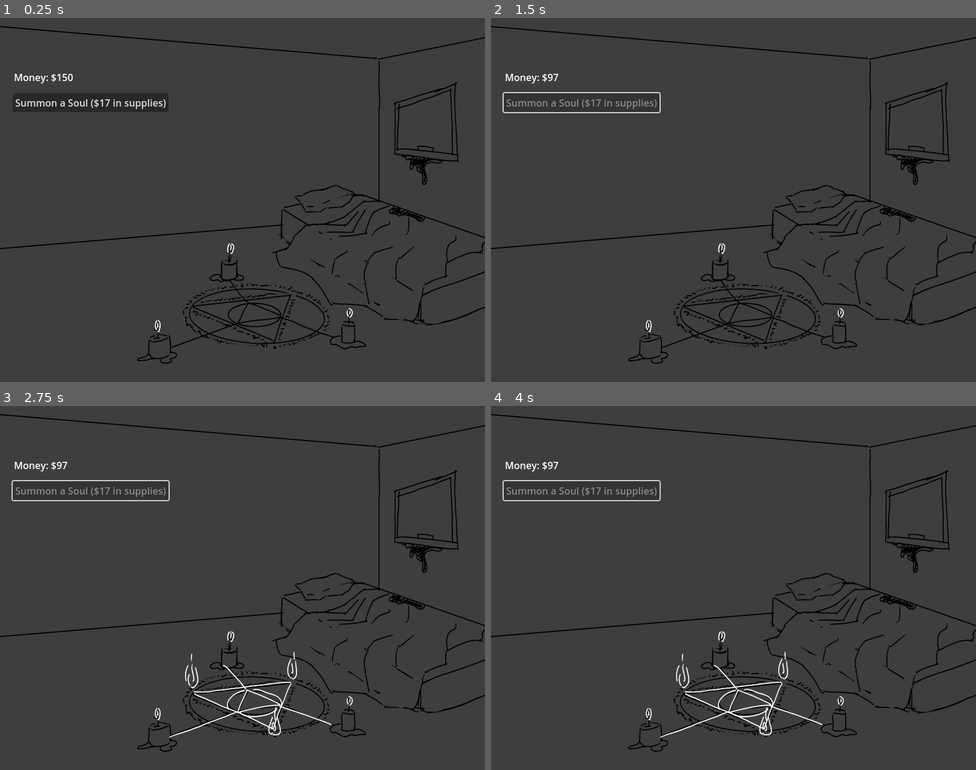
Above: before the commit, frames 1-4 (two rows, left to right).
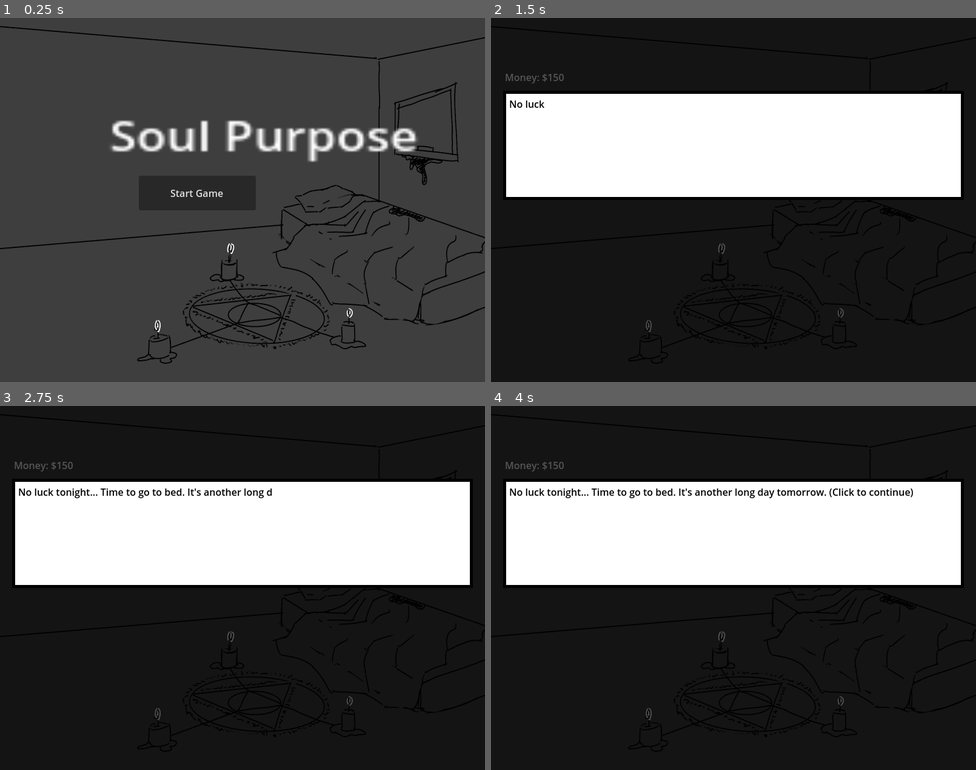
Above: after the commit, the same moments.

Repository: m4ym4y/ld55-soul-purpose
Game: Godot game, scene res://main.tscn
Same seed, same stepped clock (60 frames per second), same inputs: the game is played once before the commit and once after it. Before the commit the project starts from res://room.tscn.
Inputs (mouse positions are in pixels of both pictures, inside the frame that each line leads up to):
- Up to frame 1 (0.25 s): no input
- Up to frame 2 (1.5 s): click "Summon a Soul ($17 in supplie…" (after the commit: "Start Game") at 0.5 s; click (549, 130) at 1.25 s, where only the run after the commit has a clickable "Start the next day"
- Up to frame 3 (2.75 s): click (58, 518) at 2 s, where only the run after the commit has a clickable "Start the next day"
- Up to frame 4 (4 s): click (583, 489) at 2.75 s, where only the run after the commit has a clickable "Summon a Soul ($17 in supplie…"; click (583, 489) at 3.5 s, where only the run after the commit has a clickable "Summon a Soul ($17 in supplie…"

The runs differ from the first frame. In frame 1, 3.4% of the frame differs, in the area x 3-87%, y 15-50%; in frame 2, 97%; in frame 3, 97%, in the area x 0-100%, y 0-100%; in frame 4, 97%.

Commit message:
first (vaguely) playable version of game

Diff:
--- /dev/null
+++ b/driving.gd
@@ -0,0 +1,15 @@
+extends Node2D
+
+signal finished
+
+# Called when the node enters the scene tree for the first time.
+func _ready():
+	$TransitionBox.init("Driving to/from work....")
+	pass # Replace with function body.
+
+func _on_transition_box_dismissed():
+	finished.emit()
+
+# Called every frame. 'delta' is the elapsed time since the previous frame.
+func _process(delta):
+	pass
--- /dev/null
+++ b/driving.tscn
@@ -0,0 +1,11 @@
+[gd_scene load_steps=3 format=3 uid="uid://dkeuuim2yfwqr"]
+
+[ext_resource type="Script" path="res://driving.gd" id="1_32pjx"]
+[ext_resource type="PackedScene" uid="uid://d1b6843ixwxes" path="res://transition_box.tscn" id="1_abhpr"]
+
+[node name="DrivingScene" type="Node2D"]
+script = ExtResource("1_32pjx")
+
+[node name="TransitionBox" parent="." instance=ExtResource("1_abhpr")]
+
+[connection signal="dismissed" from="TransitionBox" to="." method="_on_transition_box_dismissed"]
--- /dev/null
+++ b/main.gd
@@ -0,0 +1,49 @@
+extends Node2D
+
+@export var menuScene: PackedScene
+@export var homeScene: PackedScene
+@export var drivingScene: PackedScene
+@export var officeScene: PackedScene
+
+var current_scene = ""
+var scene
+
+var scene_class_map
+var next_scene_map = {
+		"": "menu",
+		"menu": "home",
+		"home": "driving_to",
+		"driving_to": "office",
+		"office": "driving_from",
+		"driving_from": "home",
+}
+
+# Called when the node enters the scene tree for the first time.
+func _ready():
+	scene_class_map = {
+		"menu": menuScene,
+		"home": homeScene,
+		"driving_to": drivingScene,
+		"office": officeScene,
+		"driving_from": drivingScene,
+	}
+	next_scene()
+
+func _on_scene_finished():
+	scene.queue_free()
+	next_scene()
+
+func next_scene():
+	current_scene = next_scene_map[current_scene]
+	print("LOADING SCENE", current_scene)
+	var scene_class = scene_class_map[current_scene]
+	print("SCENE_CLASS", scene_class)
+	scene = scene_class.instantiate()
+
+	scene.position = Vector2(0, 0)
+	scene.finished.connect(_on_scene_finished)
+	add_child(scene)
+
+# Called every frame. 'delta' is the elapsed time since the previous frame.
+func _process(delta):
+	pass
--- /dev/null
+++ b/main.tscn
@@ -0,0 +1,14 @@
+[gd_scene load_steps=6 format=3 uid="uid://du12wlr2n12de"]
+
+[ext_resource type="Script" path="res://main.gd" id="1_fitdw"]
+[ext_resource type="PackedScene" uid="uid://bf64ox57xkhst" path="res://main_menu.tscn" id="2_7ihsl"]
+[ext_resource type="PackedScene" uid="uid://dw8sq5c35d3e3" path="res://room.tscn" id="2_uwm8h"]
+[ext_resource type="PackedScene" uid="uid://dkeuuim2yfwqr" path="res://driving.tscn" id="3_88lke"]
+[ext_resource type="PackedScene" uid="uid://j4ihl5y2awa" path="res://office.tscn" id="4_ey3op"]
+
+[node name="Main" type="Node2D"]
+script = ExtResource("1_fitdw")
+menuScene = ExtResource("2_7ihsl")
+homeScene = ExtResource("2_uwm8h")
+drivingScene = ExtResource("3_88lke")
+officeScene = ExtResource("4_ey3op")
--- /dev/null
+++ b/main_menu.gd
@@ -0,0 +1,14 @@
+extends Node2D
+
+signal finished
+
+# Called when the node enters the scene tree for the first time.
+func _ready():
+	pass # Replace with function body.
+
+# Called every frame. 'delta' is the elapsed time since the previous frame.
+func _process(delta):
+	pass
+
+func _on_button_pressed():
+	finished.emit()
--- /dev/null
+++ b/main_menu.tscn
@@ -0,0 +1,29 @@
+[gd_scene load_steps=3 format=3 uid="uid://bf64ox57xkhst"]
+
+[ext_resource type="Script" path="res://main_menu.gd" id="1_5alhj"]
+[ext_resource type="Texture2D" uid="uid://bn867nufsawqh" path="res://assets/room.png" id="1_jqstd"]
+
+[node name="MainMenu" type="Node2D"]
+script = ExtResource("1_5alhj")
+
+[node name="Room" type="Sprite2D" parent="."]
+position = Vector2(400, 300)
+scale = Vector2(0.5, 0.5)
+texture = ExtResource("1_jqstd")
+
+[node name="Button" type="Button" parent="."]
+offset_left = 229.0
+offset_top = 260.0
+offset_right = 422.0
+offset_bottom = 317.0
+text = "Start Game"
+
+[node name="Label" type="Label" parent="."]
+offset_left = 181.0
+offset_top = 145.0
+offset_right = 221.0
+offset_bottom = 168.0
+scale = Vector2(5.03556, 4.14545)
+text = "Soul Purpose"
+
+[connection signal="pressed" from="Button" to="." method="_on_button_pressed"]
--- a/office.gd
+++ b/office.gd
@@ -1,4 +1,6 @@
 extends Node2D
+
+signal finished
 
 ## TODO use formatted text so that terms relating to categories can be bolded
 var current_call
@@ -15,11 +17,30 @@
 	},
 ]
 
-var money = 55
+var money = 0
+var time = 0
 
 # Called when the node enters the scene tree for the first time.
 func _ready():
+	show_time()
+	show_balance()
 	setup_new_call()
+
+func _on_clock_timer_timeout():
+	time += 1
+	show_time()
+	if (time > 60 * 14):
+		$ClockTimer.stop()
+		finish_scene()
+
+func finish_scene():
+	$TransitionBox.visible = true
+	$TransitionBox.init("Your work day is over. Time to go home and summon some spirits! (Click to continue)")
+
+func show_time():
+	var minutes = time % 60
+	var hours = 6 + (time / 60)
+	$Clock.text = "%02d:%02d" % [hours, minutes]
 
 # Called every frame. 'delta' is the elapsed time since the previous frame.
 func _process(delta):
@@ -33,8 +54,12 @@
 		if child is CheckBox:
 			child.button_pressed = false
 	$Control/submit.disabled = false
+	$Control.visible = true
 
-	$CallText.text = current_call.text
+	$TextBox.display(current_call.text)
+
+func _on_transition_box_dismissed():
+	finished.emit()
 
 func _on_submit_pressed():
 	submit_call()
@@ -56,12 +81,23 @@
 				matched -= 1.0
 
 	earned += floor(20 * (matched / float(current_call.cats.size())))
+	earned = max(earned, 0)
 
-	money += max(earned, 0)
+	money += earned
 	show_balance()
 
-	# TODO: animation
+	disable_form()
+	$SubmitBox.init(earned)
+	$SubmitBox.visible = true
+
+func disable_form():
+	$TextBox.display("")
+	$Control/submit.disabled = true
+	$Control.visible = false
+
+func _on_submit_box_dismissed():
+	$SubmitBox.visible = false
 	setup_new_call()
 
 func show_balance():
-	$Balance.text = "Money: $" + str(money)
+	$Balance.text = "Earned Today: $" + str(money)
--- a/office.tscn
+++ b/office.tscn
@@ -1,8 +1,11 @@
-[gd_scene load_steps=5 format=3 uid="uid://j4ihl5y2awa"]
+[gd_scene load_steps=8 format=3 uid="uid://j4ihl5y2awa"]
 
 [ext_resource type="Texture2D" uid="uid://dxu07167u45ke" path="res://assets/office-outside.png" id="1_3s1vf"]
 [ext_resource type="Script" path="res://office.gd" id="1_w7k2b"]
 [ext_resource type="Texture2D" uid="uid://cg2cgeddx8tf6" path="res://assets/office-inside.png" id="2_v5ooh"]
+[ext_resource type="PackedScene" uid="uid://y70702kwpevi" path="res://textbox.tscn" id="4_b2x23"]
+[ext_resource type="PackedScene" uid="uid://do5vxde6f1gwp" path="res://submit_box.tscn" id="5_2g7wr"]
+[ext_resource type="PackedScene" uid="uid://d1b6843ixwxes" path="res://transition_box.tscn" id="6_ype85"]
 
 [sub_resource type="SpriteFrames" id="SpriteFrames_6kphe"]
 animations = [{
@@ -23,7 +26,7 @@
 "speed": 5.0
 }]
 
-[node name="Node2D" type="Node2D"]
+[node name="OfficeScene" type="Node2D"]
 script = ExtResource("1_w7k2b")
 
 [node name="AnimatedSprite2D" type="AnimatedSprite2D" parent="."]
@@ -32,36 +35,13 @@
 sprite_frames = SubResource("SpriteFrames_6kphe")
 animation = &"new_animation"
 
-[node name="ColorRect" type="ColorRect" parent="."]
-offset_left = 20.0
-offset_top = 20.0
-offset_right = 780.0
-offset_bottom = 200.0
-color = Color(0, 0, 0, 1)
-
-[node name="ColorRect2" type="ColorRect" parent="."]
-offset_left = 25.0
-offset_top = 25.0
-offset_right = 775.0
-offset_bottom = 195.0
-
-[node name="CallText" type="Label" parent="."]
-offset_left = 29.0
-offset_top = 28.0
-offset_right = 769.0
-offset_bottom = 190.0
-theme_override_colors/font_color = Color(0, 0, 0, 1)
-text = "<CALL TEXT HERE>"
-autowrap_mode = 2
-clip_text = true
-
 [node name="Control" type="Control" parent="."]
 layout_mode = 3
 anchors_preset = 0
 offset_left = 408.0
-offset_top = 209.0
+offset_top = 208.0
 offset_right = 790.0
-offset_bottom = 593.0
+offset_bottom = 592.0
 
 [node name="submit" type="Button" parent="Control"]
 layout_mode = 0
@@ -258,6 +238,7 @@
 text = "Product complaint"
 
 [node name="price_product_quality" type="CheckBox" parent="Control"]
+layout_mode = 0
 offset_left = 4.0
 offset_top = 265.0
 offset_right = 215.0
@@ -302,4 +283,20 @@
 theme_override_colors/font_color = Color(0, 0, 0, 1)
 text = "15:45"
 
+[node name="TextBox" parent="." instance=ExtResource("4_b2x23")]
+
+[node name="SubmitBox" parent="." instance=ExtResource("5_2g7wr")]
+visible = false
+position = Vector2(591, 385)
+
+[node name="ClockTimer" type="Timer" parent="."]
+wait_time = 0.071
+autostart = true
+
+[node name="TransitionBox" parent="." instance=ExtResource("6_ype85")]
+visible = false
+
 [connection signal="pressed" from="Control/submit" to="." method="_on_submit_pressed"]
+[connection signal="dismissed" from="SubmitBox" to="." method="_on_submit_box_dismissed"]
+[connection signal="timeout" from="ClockTimer" to="." method="_on_clock_timer_timeout"]
+[connection signal="dismissed" from="TransitionBox" to="." method="_on_transition_box_dismissed"]
--- a/project.godot
+++ b/project.godot
@@ -11,7 +11,7 @@
 [application]
 
 config/name="soul-purpose"
-run/main_scene="res://room.tscn"
+run/main_scene="res://main.tscn"
 config/features=PackedStringArray("4.2", "GL Compatibility")
 config/icon="res://icon.svg"
 
--- a/room.gd
+++ b/room.gd
@@ -1,6 +1,8 @@
 extends Node2D
 
-static var money := 150
+signal finished
+
+var money := 150
 var summoning = false
 
 # Called when the node enters the scene tree for the first time.
@@ -53,3 +55,10 @@
 	reset_button()
 	summoning = false
 	finish_summoning()
+
+func _on_next_day_button_pressed():
+	$TransitionBox.visible = true
+	$TransitionBox.init("No luck tonight... Time to go to bed. It's another long day tomorrow. (Click to continue)")
+
+func _on_transition_box_dismissed():
+	finished.emit()
--- a/room.tscn
+++ b/room.tscn
@@ -1,9 +1,10 @@
-[gd_scene load_steps=7 format=3 uid="uid://dw8sq5c35d3e3"]
+[gd_scene load_steps=8 format=3 uid="uid://dw8sq5c35d3e3"]
 
 [ext_resource type="Script" path="res://room.gd" id="1_5a0lj"]
 [ext_resource type="Texture2D" uid="uid://dp6t6a8nt5ogo" path="res://assets/room1.png" id="2_uhwfe"]
 [ext_resource type="Texture2D" uid="uid://bn867nufsawqh" path="res://assets/room.png" id="3_bvvmn"]
 [ext_resource type="Texture2D" uid="uid://dgpg7c0bmxrh0" path="res://assets/dave.png" id="4_2dpmh"]
+[ext_resource type="PackedScene" uid="uid://d1b6843ixwxes" path="res://transition_box.tscn" id="5_p8ga4"]
 
 [sub_resource type="SpriteFrames" id="SpriteFrames_akn02"]
 animations = [{
@@ -70,7 +71,7 @@
 "speed": 0.0
 }]
 
-[node name="Node2D" type="Node2D"]
+[node name="RoomScene" type="Node2D"]
 script = ExtResource("1_5a0lj")
 
 [node name="Room" type="AnimatedSprite2D" parent="."]
@@ -117,6 +118,18 @@
 theme_override_constants/outline_size = 6
 text = "YOU SUMMONED DAVE"
 
+[node name="NextDayButton" type="Button" parent="."]
+offset_left = 23.0
+offset_top = 170.0
+offset_right = 170.0
+offset_bottom = 201.0
+text = "Start the next day"
+
+[node name="TransitionBox" parent="." instance=ExtResource("5_p8ga4")]
+visible = false
+
 [connection signal="animation_finished" from="Room" to="." method="_on_room_animation_finished"]
 [connection signal="pressed" from="Button" to="." method="_on_button_pressed"]
 [connection signal="timeout" from="Timer" to="." method="_on_timer_timeout"]
+[connection signal="pressed" from="NextDayButton" to="." method="_on_next_day_button_pressed"]
+[connection signal="dismissed" from="TransitionBox" to="." method="_on_transition_box_dismissed"]
--- /dev/null
+++ b/submit_box.gd
@@ -0,0 +1,25 @@
+extends Node2D
+
+signal dismissed
+
+# Called when the node enters the scene tree for the first time.
+func _ready():
+	pass # Replace with function body.
+
+func init(score):
+	$Score.text = "$" + str(score) + "/$40"
+	scale.x = 0
+	scale.y = 0
+
+# Called every frame. 'delta' is the elapsed time since the previous frame.
+func _process(delta):
+	if scale.x < 1.0 or scale.y < 1.0:
+		scale.x += delta * 2
+		scale.y += delta * 2
+
+func _input(event):
+	if not visible or scale.x < 1.0 or scale.y < 1.0:
+		return
+	if event is InputEventMouseButton and event.pressed and not event.is_echo() and event.button_index == MOUSE_BUTTON_LEFT:
+		if $Submit.get_rect().has_point(event.position - position):
+			dismissed.emit()
--- /dev/null
+++ b/submit_box.tscn
@@ -0,0 +1,27 @@
+[gd_scene load_steps=3 format=3 uid="uid://do5vxde6f1gwp"]
+
+[ext_resource type="Texture2D" uid="uid://c15le5j11rbpe" path="res://assets/submit.png" id="1_3qw7b"]
+[ext_resource type="Script" path="res://submit_box.gd" id="1_rqkan"]
+
+[node name="SubmitBox" type="Node2D"]
+script = ExtResource("1_rqkan")
+
+[node name="Submit" type="Sprite2D" parent="."]
+position = Vector2(2.08165e-12, 2.08165e-12)
+texture = ExtResource("1_3qw7b")
+
+[node name="Label" type="Label" parent="."]
+offset_left = -86.0
+offset_top = -107.0
+offset_right = -46.0
+offset_bottom = -84.0
+theme_override_colors/font_color = Color(0, 0, 0, 1)
+text = "Submitted!"
+
+[node name="Score" type="Label" parent="."]
+offset_left = 13.0
+offset_top = 82.0
+offset_right = 53.0
+offset_bottom = 105.0
+theme_override_colors/font_color = Color(0, 0, 0, 1)
+text = "$40/$40"
--- /dev/null
+++ b/textbox.gd
@@ -0,0 +1,29 @@
+extends Node2D
+
+var finished = false
+var message
+var idx
+
+func display(_message):
+	finished = false
+	message = _message
+	idx = 0
+	$Label.text = ""
+	$Timer.start()
+
+func _on_timer_timeout():
+	if idx >= message.length():
+		finished = true
+		$Timer.stop()
+		return
+	$Label.text += message[idx]
+	idx += 1
+
+# Called when the node enters the scene tree for the first time.
+func _ready():
+	$Label.text = ""
+	pass # Replace with function body.
+
+# Called every frame. 'delta' is the elapsed time since the previous frame.
+func _process(delta):
+	pass
--- /dev/null
+++ b/textbox.tscn
@@ -0,0 +1,33 @@
+[gd_scene load_steps=2 format=3 uid="uid://y70702kwpevi"]
+
+[ext_resource type="Script" path="res://textbox.gd" id="1_qss84"]
+
+[node name="TextBox" type="Node2D"]
+script = ExtResource("1_qss84")
+
+[node name="ColorRect" type="ColorRect" parent="."]
+offset_left = 20.0
+offset_top = 20.0
+offset_right = 780.0
+offset_bottom = 200.0
+color = Color(0, 0, 0, 1)
+
+[node name="ColorRect2" type="ColorRect" parent="."]
+offset_left = 25.0
+offset_top = 25.0
+offset_right = 775.0
+offset_bottom = 195.0
+
+[node name="Label" type="Label" parent="."]
+offset_left = 30.0
+offset_top = 30.0
+offset_right = 770.0
+offset_bottom = 190.0
+theme_override_colors/font_color = Color(0, 0, 0, 1)
+text = "<Placeholder for text>"
+autowrap_mode = 2
+
+[node name="Timer" type="Timer" parent="."]
+wait_time = 0.025
+
+[connection signal="timeout" from="Timer" to="." method="_on_timer_timeout"]
--- /dev/null
+++ b/transition_box.gd
@@ -0,0 +1,23 @@
+extends Node2D
+
+signal dismissed
+
+# Called when the node enters the scene tree for the first time.
+func _ready():
+	pass # Replace with function body.
+
+var initialized = false
+
+func init(message):
+	initialized = true
+	$TextBox.display(message)
+
+func _input(event):
+	if not $TextBox.finished:
+		return
+	if event is InputEventMouseButton and event.pressed and not event.is_echo() and event.button_index == MOUSE_BUTTON_LEFT:
+		dismissed.emit()
+
+# Called every frame. 'delta' is the elapsed time since the previous frame.
+func _process(delta):
+	pass
--- /dev/null
+++ b/transition_box.tscn
@@ -0,0 +1,15 @@
+[gd_scene load_steps=3 format=3 uid="uid://d1b6843ixwxes"]
+
+[ext_resource type="PackedScene" uid="uid://y70702kwpevi" path="res://textbox.tscn" id="1_243ip"]
+[ext_resource type="Script" path="res://transition_box.gd" id="1_aprir"]
+
+[node name="TransitionBox" type="Node2D"]
+script = ExtResource("1_aprir")
+
+[node name="ColorRect3" type="ColorRect" parent="."]
+offset_right = 800.0
+offset_bottom = 600.0
+color = Color(0, 0, 0, 0.666667)
+
+[node name="TextBox" parent="." instance=ExtResource("1_243ip")]
+position = Vector2(2.08165e-12, 100)
Binary file added: assets/submit.png
Not shown, added: assets/submit.png.import
